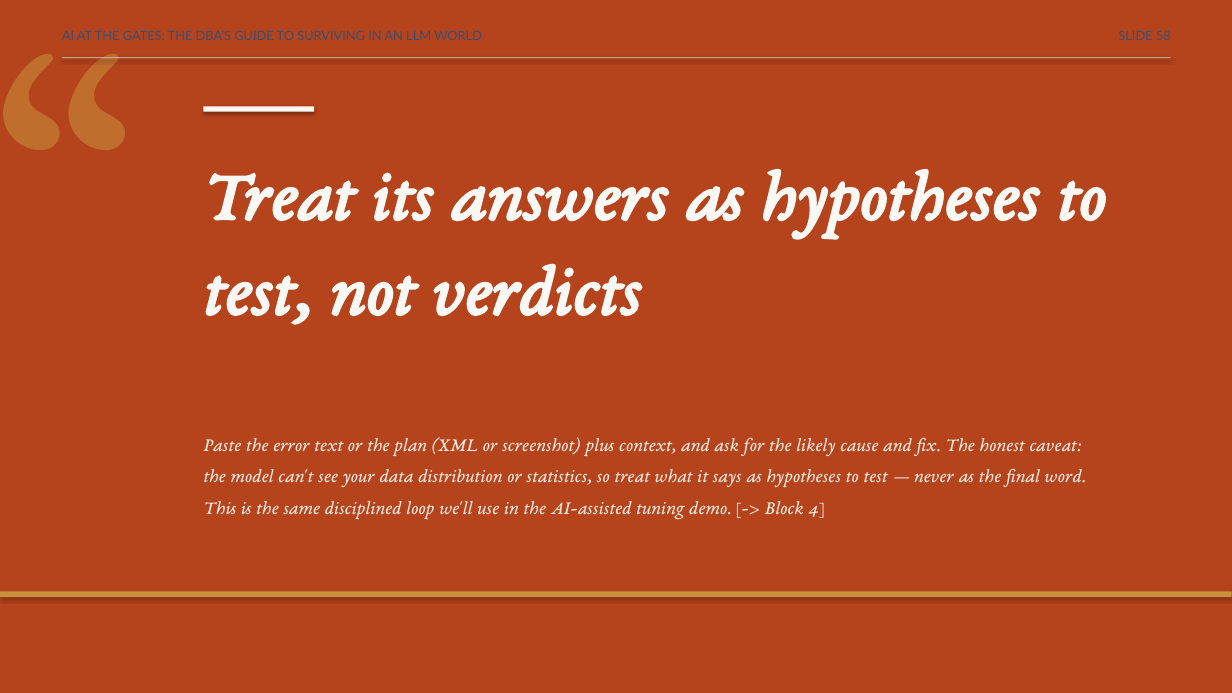
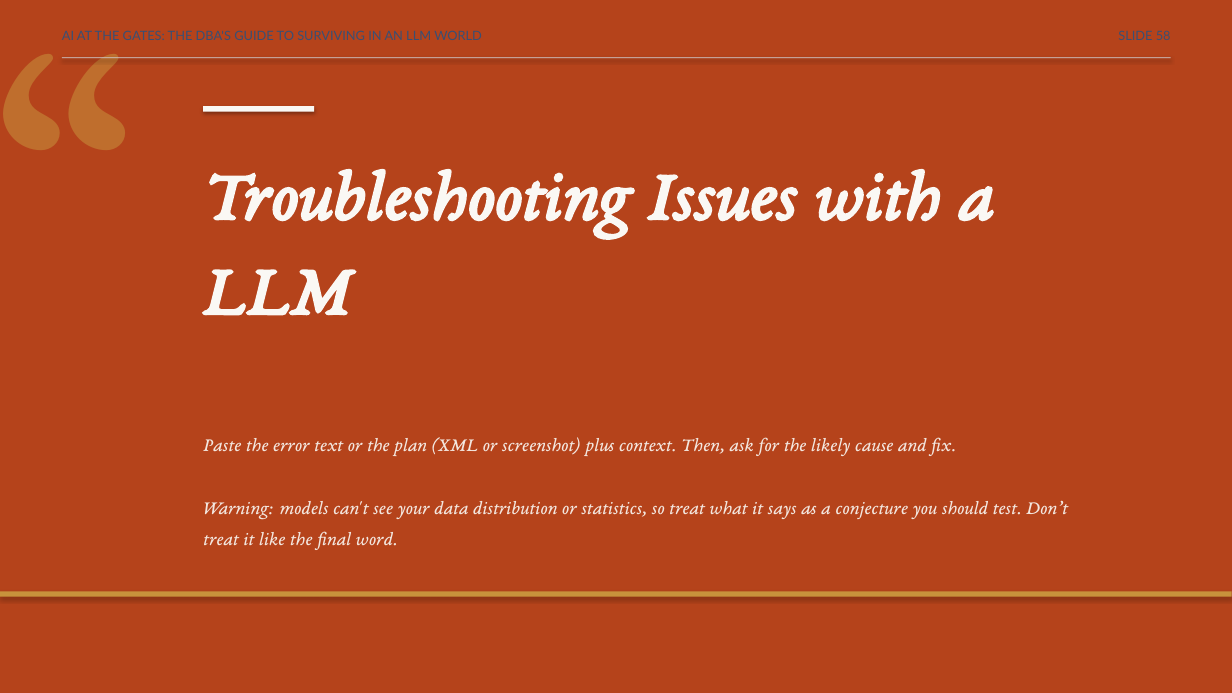
Before and after one commit to feaselkl/AI-at-the-Gates, a slide deck: slide 58 of slides/scenic-city-aigates-precon.pptx. Drawn at 1232x693 pixels with LibreOffice and Linux fonts; fonts in the diff are those of the drawing. Boxes give left, top, right and bottom in pixels: in the first picture for what was removed or moved away, otherwise in the second. Text is boxed around its words. In the diff, an @@ line names an element or a change of style, - is before the commit and + after.

```diff
--- a/slides/scenic-city-aigates-precon.pptx
+++ b/slides/scenic-city-aigates-precon.pptx
@@ text "“" rewrapped from [0,0,407,333] to [0,0,407,363] @@
@@ text removed at [203,169,1106,325] @@
-Treat its answers as hypotheses to test, not verdicts
@@ text added at [203,169,993,316], 56 pt, text #FAF8F4, bold, italic @@
+Troubleshooting Issues with a LLM
@@ text at [203,437,1068,550]: text changed @@
-Paste the error text or the plan (XML or screenshot) plus context, and ask for the likely cause and fix. The honest caveat: the model can't see your data distribution or statistics, so treat what it says as hypotheses to test — never as the final word. This is the same disciplined loop we'll use in the AI-assisted tuning demo. [-> Block 4]
+Paste the error text or the plan (XML or screenshot) plus context. Then, ask for the likely cause and fix.
+Warning: models can't see your data distribution or statistics, so treat what it says as a conjecture you should test. Don’t treat it like the final word.
```
Also in this commit, not shown: 109 other slides changed, 1 slide added, 1 slide removed.
